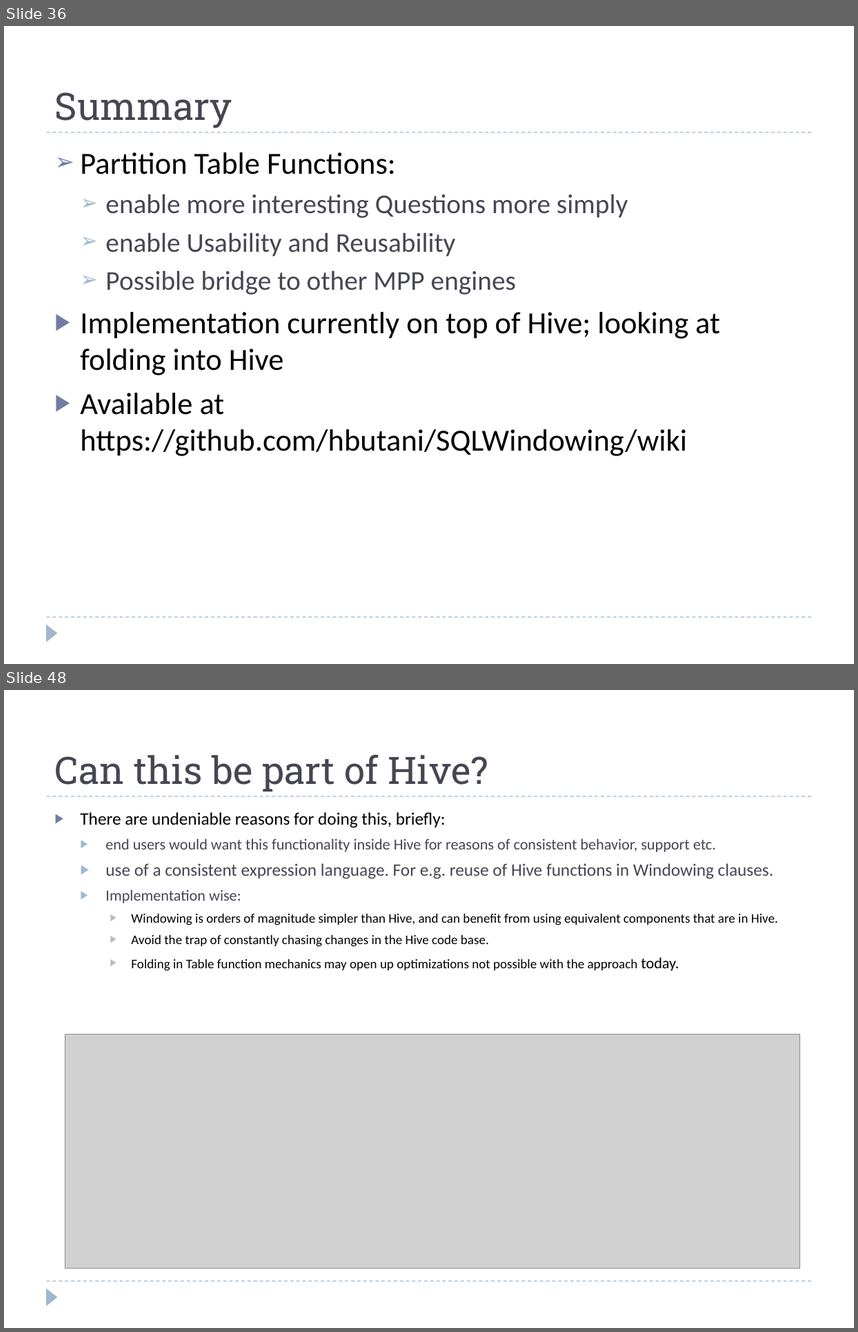
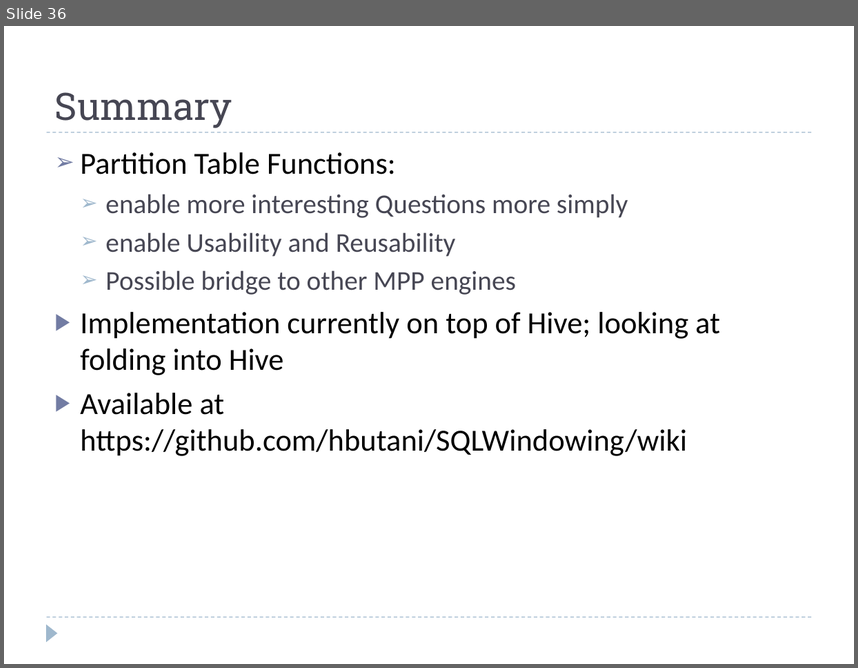
Before and after one commit to hbutani/SQLWindowing, a slide deck: docs/SQW.ppt. Shown one above the other, each under a label of ours: slides 36 and 48 before the commit, slide 36 after it; the slides between them are not shown. The pictures are 858x1332 and 858x668 pixels, drawn with LibreOffice and Linux fonts; fonts in the diff are those of the drawing; grey boxes stand for pictures. Boxes give left, top, right and bottom in pixels: in the first picture for what was removed or moved away, otherwise in the second. Text is boxed around its words. In the diff, an @@ line names an element or a change of style, - is before the commit and + after.

```diff
--- a/docs/SQW.ppt
+++ b/docs/SQW.ppt
@@ slide 48 removed at box(4, 690, 854, 1328), background #FFFFFF; not listed: 3 template elements that a slide beside it also shows @@
@@ title removed at box(55, 754, 488, 791) @@
-Can this be part of Hive?
@@ text removed at box(80, 812, 778, 971) @@
-▶ There are undeniable reasons for doing this, briefly:
-  ▶ end users would want this functionality inside Hive for reasons of consistent behavior, support etc.
-  ▶ use of a consistent expression language. For e.g. reuse of Hive functions in Windowing clauses.
-  ▶ Implementation wise:
-    ▶ Windowing is orders of magnitude simpler than Hive, and can benefit from using equivalent components that are in Hive.
-    ▶ Avoid the trap of constantly chasing changes in the Hive code base.
-    ▶ Folding in Table function mechanics may open up optimizations not possible with the approach today.
@@ picture removed at box(65, 1034, 800, 1268) @@
```
Also in this commit, not shown: 6 slides changed, 12 other slides removed.
